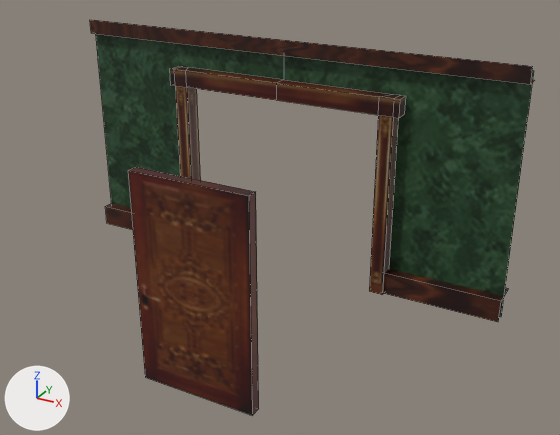
Two versions of the Blender file Asset/TileSet/Hotel/Source.blend, one commit apart.
Both versions are drawn from a camera (50 mm lens) standing at (0.762, -0.9, 0.812) and looking at (0.103, 0.298, 0.212). The lights are fixed; the arrows at lower left show +X, +Y and +Z. Mesh edges are drawn as thin lines.

The first picture shows 'Door', 'DoorFrame'.
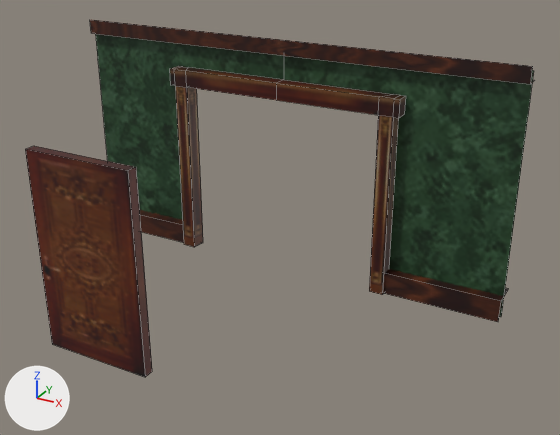
Boxes (x1, y1, x2, y2) around the edits, measured in the pictures (560 x 435 px):
'Door', mesh moved
    before: (128, 167, 259, 416)
    after: (25, 146, 152, 377)

Patch to the scene script:
```diff
--- a/Asset/TileSet/Hotel/Source.blend.py
+++ b/Asset/TileSet/Hotel/Source.blend.py
@@ me_door_001 @@
 me_door_001.from_pydata(...)  # 8 vertices, 6 faces; spans x 0.0..0.22, y -0.01..0.01, z 0.0..0.389
 # used by ob_door; location = (0.0, 0.0, 0.0)
+# me_door_001 part 1: the whole mesh is moved by (-0.22, 0.0, 0.0)
 me_door_001.materials.append(mat_material_003)
```
